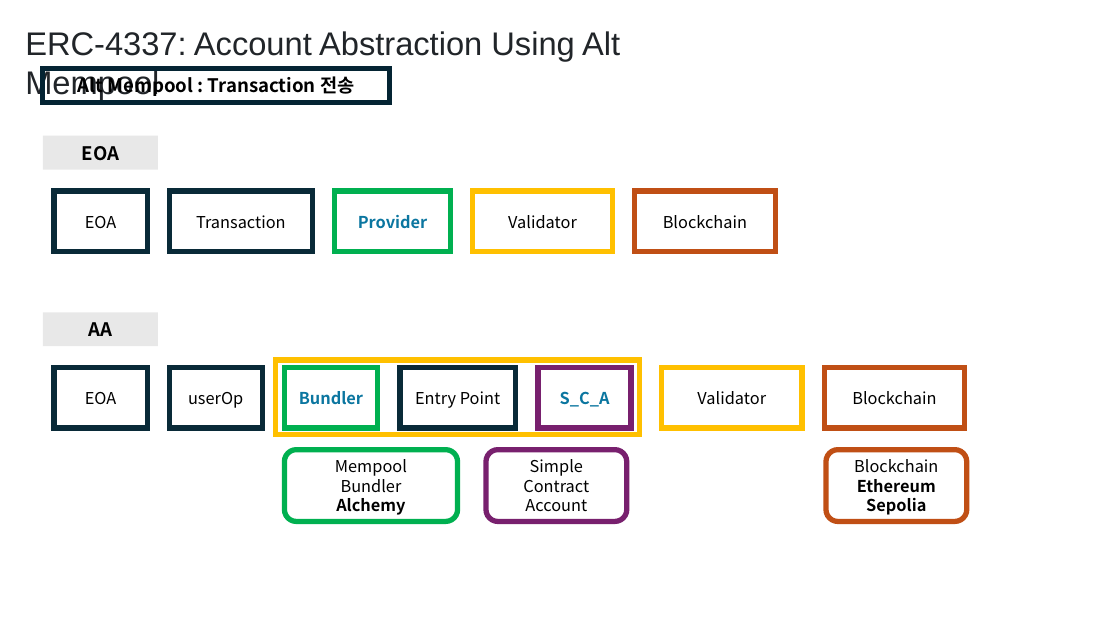
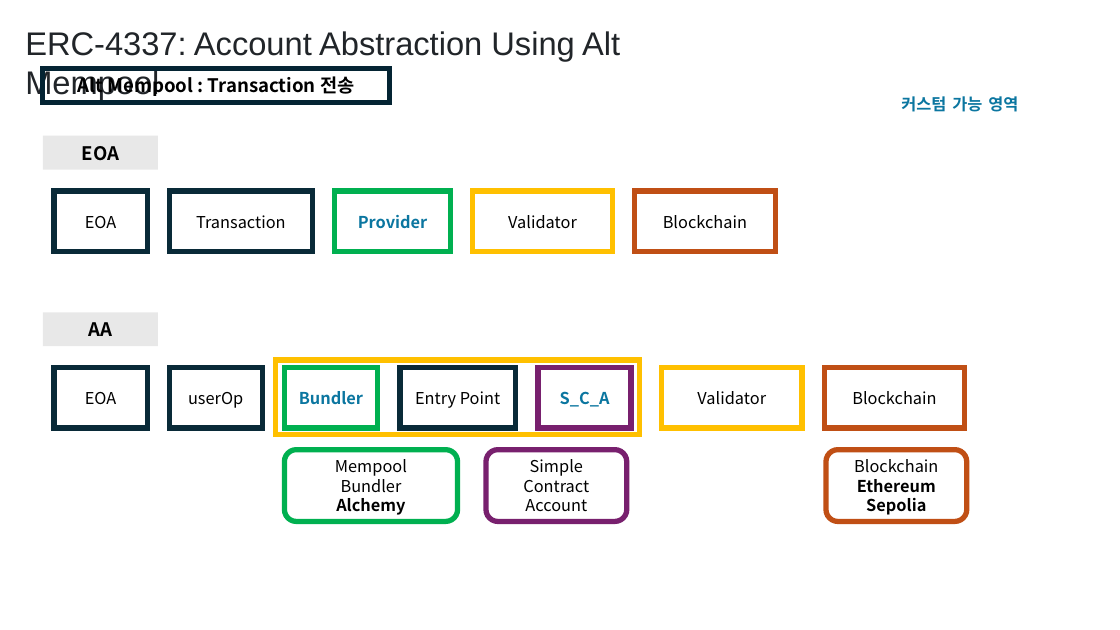
Before and after one commit to yyyljy/erc4337_alchemybundler, a slide deck: slide 3 of ERC4337.pptx. Drawn at 1120x630 pixels with LibreOffice and Linux fonts; fonts in the diff are those of the drawing. Boxes give left, top, right and bottom in pixels: in the first picture for what was removed or moved away, otherwise in the second. Text is boxed around its words. In the diff, an @@ line names an element or a change of style, - is before the commit and + after.

```diff
--- a/ERC4337.pptx
+++ b/ERC4337.pptx
@@ text added at <box>901,96,1018,112</box>, 14 pt, text #0B76A0, bold @@
+커스텀 가능 영역
```
Also in this commit, not shown: 3 other slides changed, 1 slide added, 2 other files.
